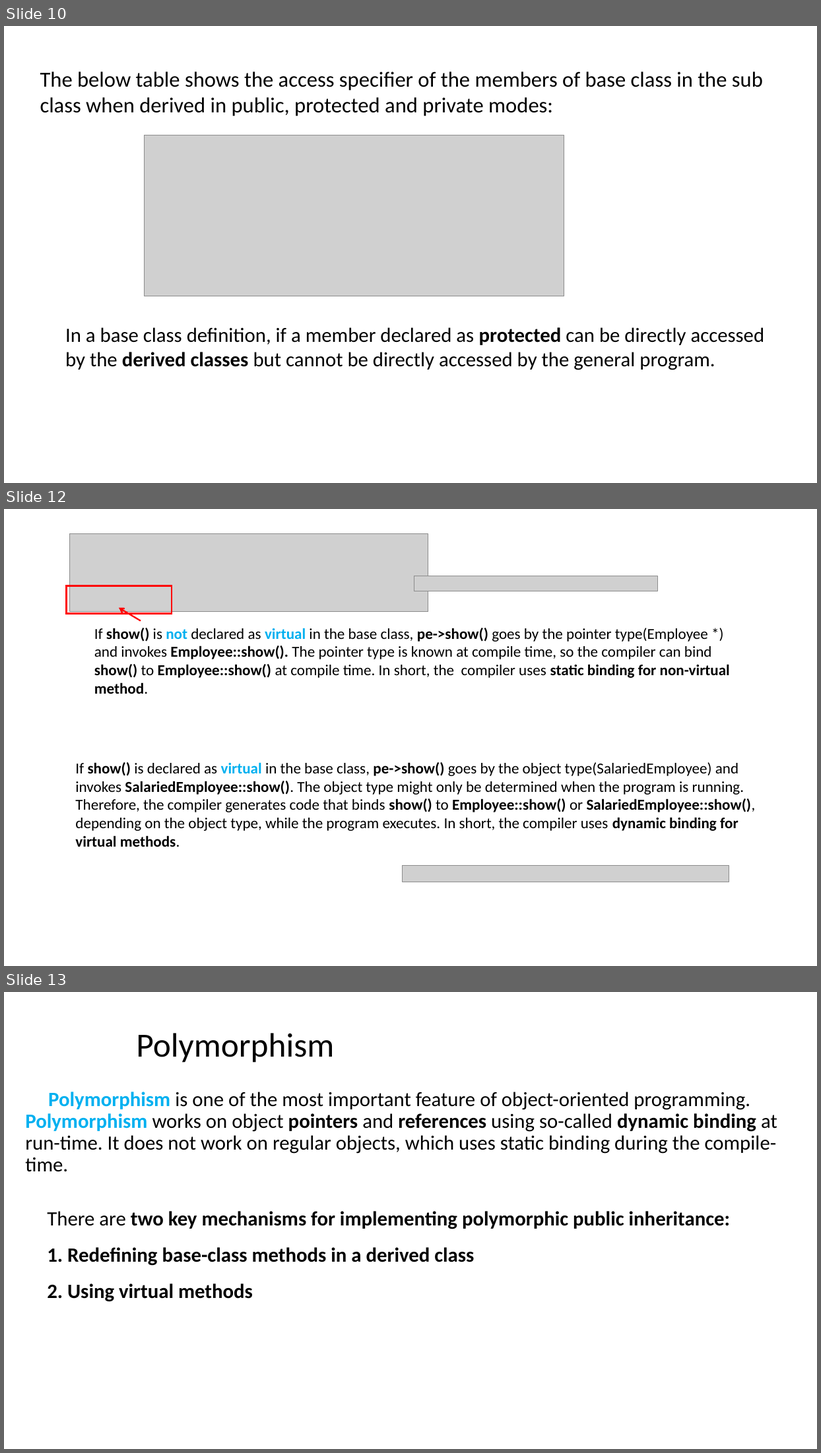
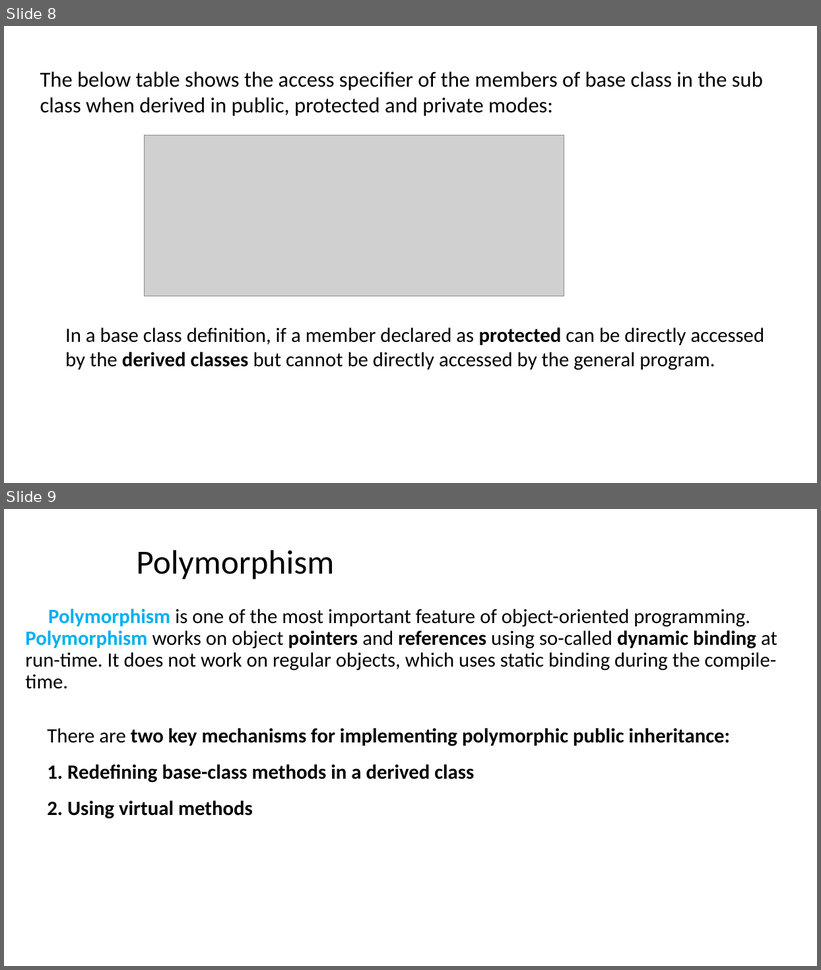
Before and after one commit to ShiqiYu/CPP, a slide deck: week12/Lab12.pptx. Shown one above the other, each under a label of ours: slides 10, 12 and 13 before the commit, slides 8 and 9 after it; the slides between them are not shown. The pictures are 821x1453 and 821x970 pixels, drawn with LibreOffice and Linux fonts; fonts in the diff are those of the drawing; grey boxes stand for pictures; background and template pictures are left out. Boxes give left, top, right and bottom in pixels: in the first picture for what was removed or moved away, otherwise in the second. Text is boxed around its words. In the diff, an @@ line names an element or a change of style, - is before the commit and + after.

```diff
--- a/week12/Lab12.pptx
+++ b/week12/Lab12.pptx
@@ slide 12 removed at [4,509,817,966], background #FFFFFF @@
@@ picture removed at [70,534,428,611] @@
@@ rectangle removed at [67,586,172,613] @@
@@ picture removed at [414,576,658,591] @@
@@ arrow removed from (141, 621) to (119, 608) @@
@@ text removed at [94,628,730,694] @@
-If show() is not declared as virtual in the base class, pe->show() goes by the pointer type(Employee *) and invokes Employee::show(). The pointer type is known at compile time, so the compiler can bind show() to Employee::show() at compile time. In short, the compiler uses static binding for non-virtual method.
@@ text removed at [75,762,756,847] @@
-If show() is declared as virtual in the base class, pe->show() goes by the object type(SalariedEmployee) and invokes SalariedEmployee::show(). The object type might only be determined when the program is running. Therefore, the compiler generates code that binds show() to Employee::show() or SalariedEmployee::show(), depending on the object type, while the program executes. In short, the compiler uses dynamic binding for
-virtual methods.
@@ picture removed at [403,866,729,882] @@
@@ what was slide 10 is now slide 8 @@
@@ what was slide 13 is now slide 9 @@
```
Also in this commit, not shown: 7 slides changed, 3 slides added, 5 other slides removed.
